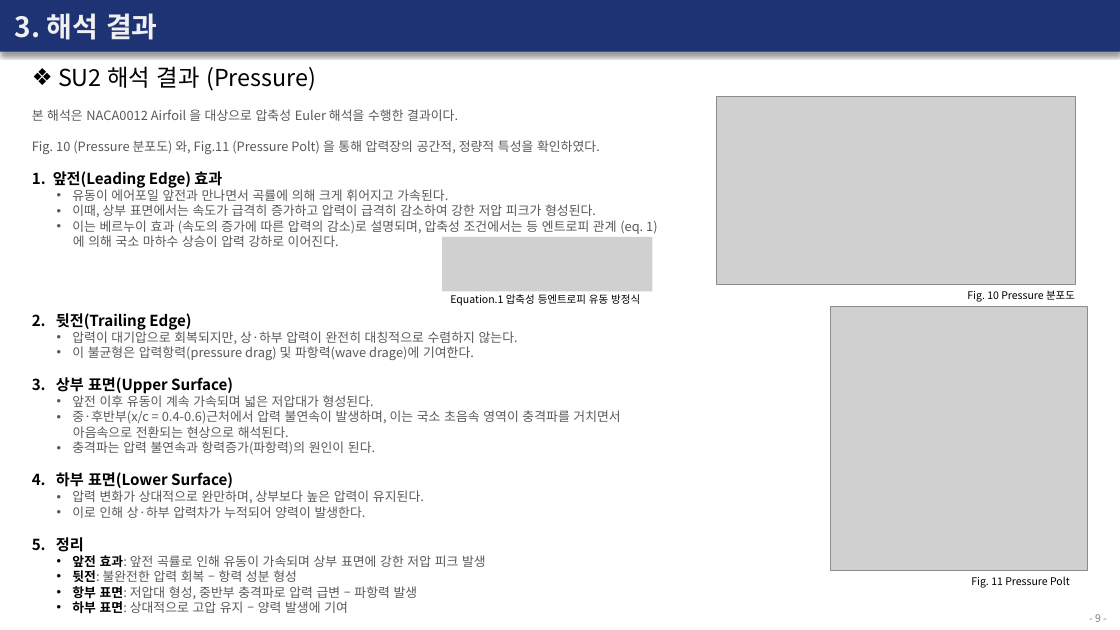
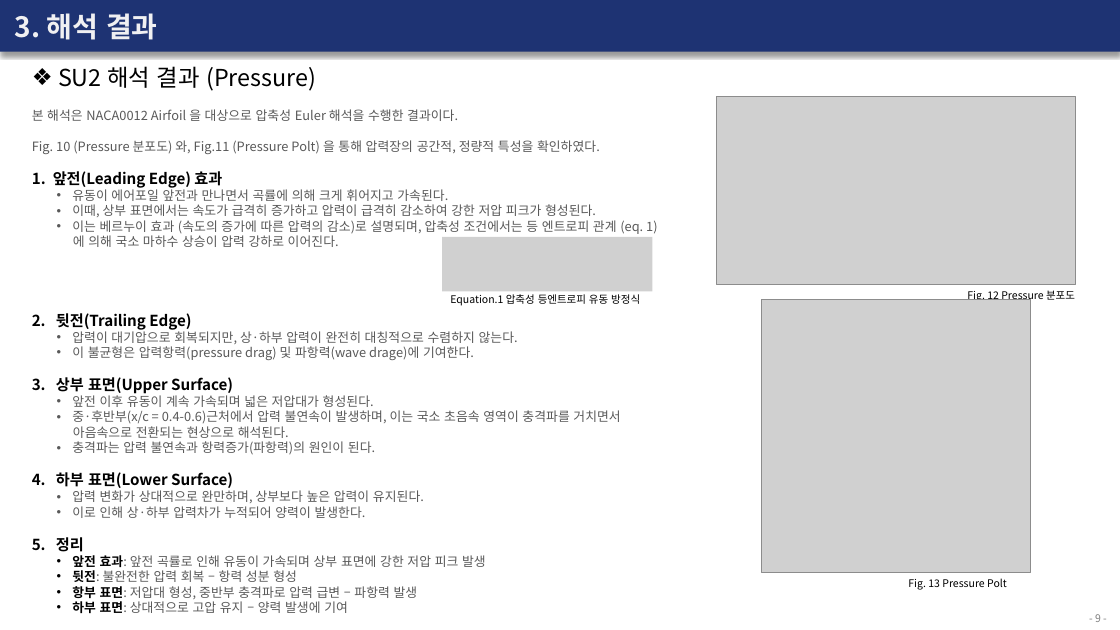
Before and after one commit to Bogeuns/17415009_BogeunSeo, a slide deck: slide 9 of Lecture/Week_1/Repoert_Week_1.pptx. Drawn at 1120x630 pixels with LibreOffice and Linux fonts; fonts in the diff are those of the drawing; grey boxes stand for pictures. Boxes give left, top, right and bottom in pixels: in the first picture for what was removed or moved away, otherwise in the second. Text is boxed around its words. In the diff, an @@ line names an element or a change of style, - is before the commit and + after.

```diff
--- a/Lecture/Week_1/Repoert_Week_1.pptx
+++ b/Lecture/Week_1/Repoert_Week_1.pptx
@@ picture: place and size @@
-picture at [831, 307, 1089, 571]
+picture at [761, 299, 1031, 572]
@@ text at [967, 289, 1075, 303]: text changed @@
-Fig. 10 Pressure 분포도
+Fig. 12 Pressure 분포도
@@ text at [908, 578, 1007, 590]: text changed @@
-Fig. 11 Pressure Polt
+Fig. 13 Pressure Polt
```
Also in this commit, not shown: 10 other slides changed, 1 other file.
